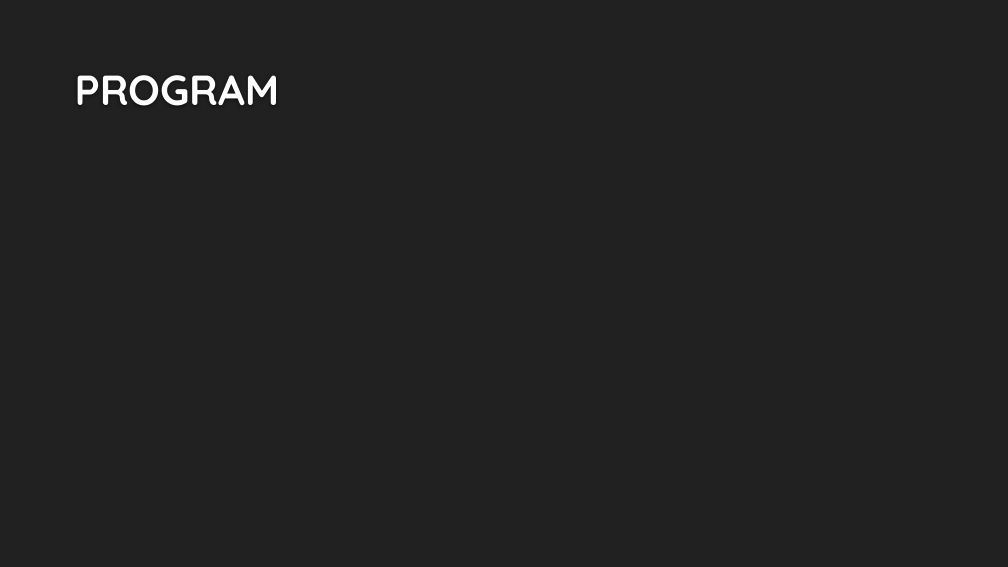
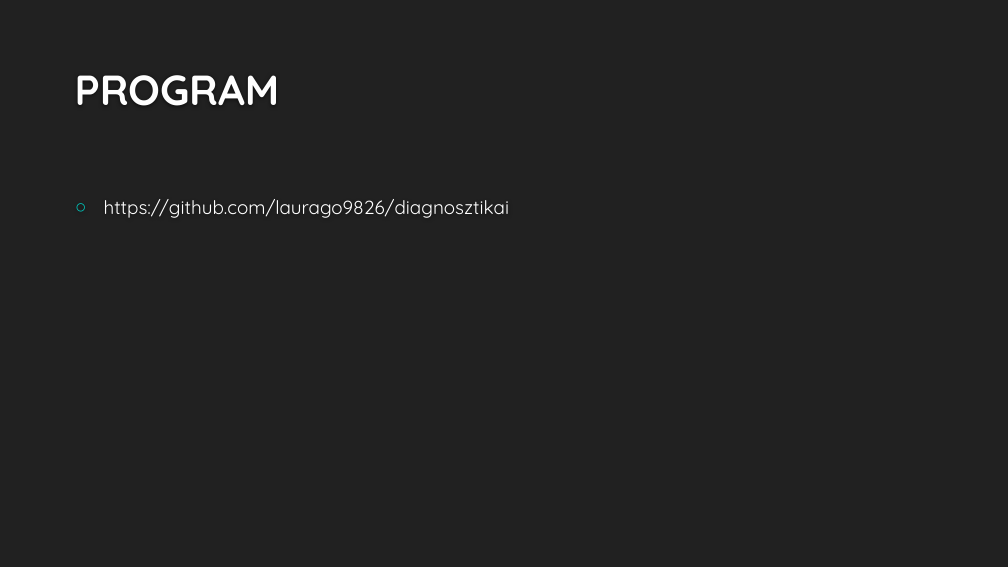
Before and after one commit to laurago9826/diagnosztikai, a slide deck: slide 8 of prezi.pptx. Drawn at 1008x567 pixels with LibreOffice and Linux fonts; fonts in the diff are those of the drawing; background and template pictures are left out. Boxes give left, top, right and bottom in pixels: in the first picture for what was removed or moved away, otherwise in the second. Text is boxed around its words. In the diff, an @@ line names an element or a change of style, - is before the commit and + after.

Commit message:
upload content

```diff
--- a/prezi.pptx
+++ b/prezi.pptx
@@ text added at box(104, 199, 509, 218), 18 pt, text #FFFFFF @@
+○ https://github.com/laurago9826/diagnosztikai
```
